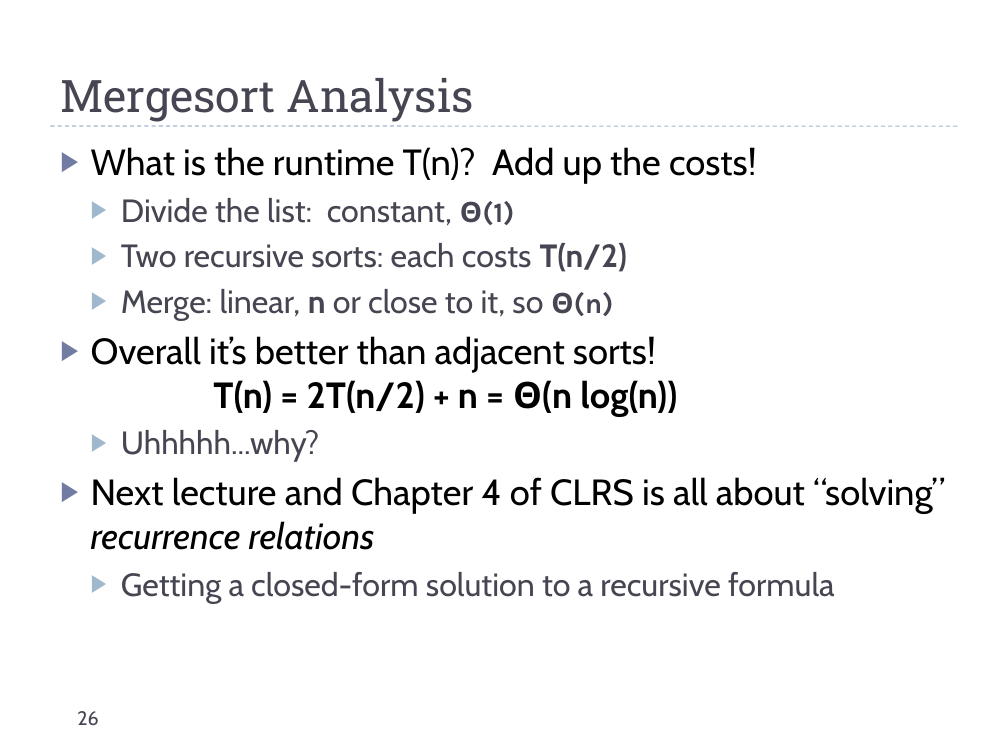
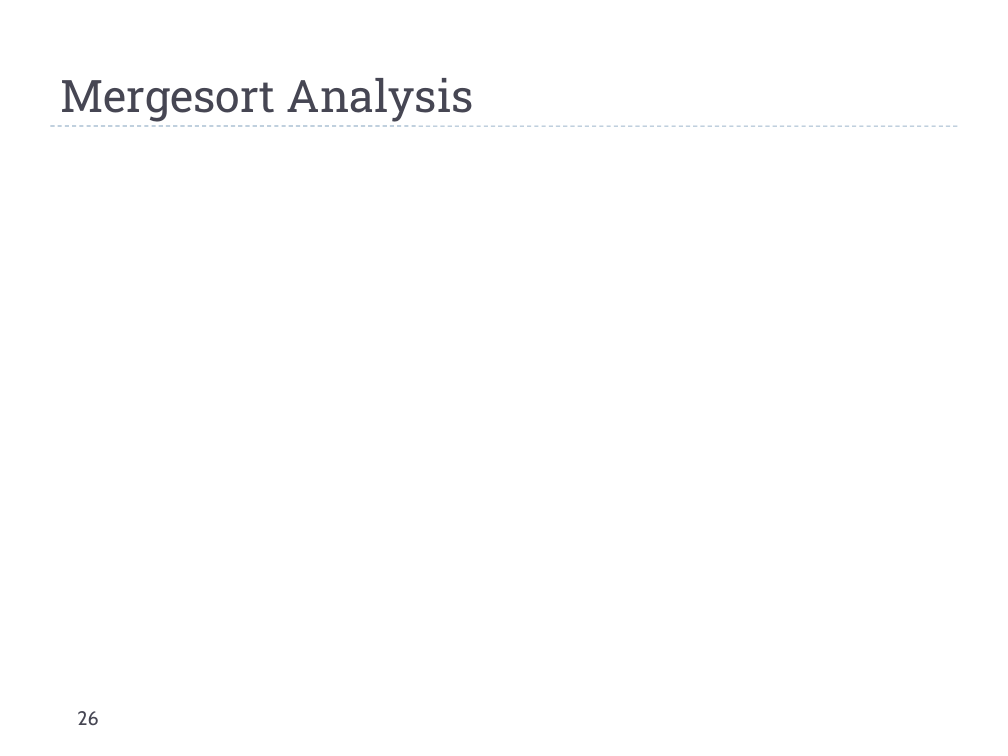
Before and after one commit to uva-cs/cs4102-f21, a slide deck: slide 26 of slides/sorting-intro-f21.pptx. Drawn at 1008x756 pixels with LibreOffice and Linux fonts; fonts in the diff are those of the drawing; grey boxes stand for pictures. Boxes give left, top, right and bottom in pixels: in the first picture for what was removed or moved away, otherwise in the second. Text is boxed around its words. In the diff, an @@ line names an element or a change of style, - is before the commit and + after.

Commit message:
broke out quicksort slides for separate lecture, including LB proof for comp sorts

```diff
--- a/slides/sorting-intro-f21.pptx
+++ b/slides/sorting-intro-f21.pptx
@@ text removed at (91,147,945,603) @@
-▶ What is the runtime T(n)? Add up the costs!
-  ▶ Divide the list: constant, Θ(1)
-  ▶ Two recursive sorts: each costs T(n/2)
-  ▶ Merge: linear, n or close to it, so Θ(n)
-▶ Overall it’s better than adjacent sorts!
-  T(n) = 2T(n/2) + n = Θ(n log(n))
-  ▶ Uhhhhh...why?
-▶ Next lecture and Chapter 4 of CLRS is all about “solving” recurrence relations
-  ▶ Getting a closed-form solution to a recursive formula
```
Also in this commit, not shown: 1 other slide changed, 15 slides removed, 5 other files.
